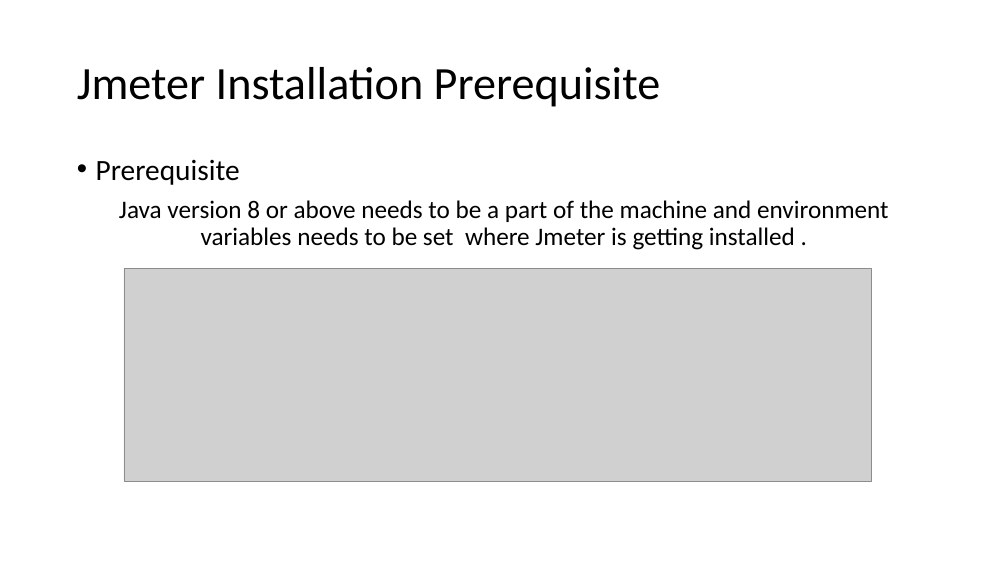
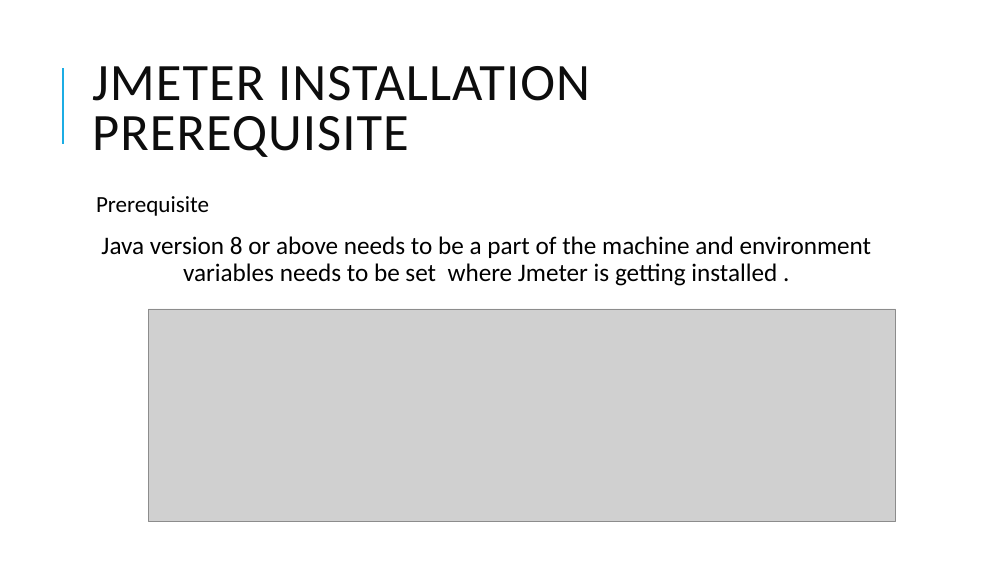
Before and after one commit to skandhwa/SimplilearnNew, a slide deck: slide 6 of Load Testing -Jmeter.pptx. Drawn at 1008x567 pixels with LibreOffice and Linux fonts; fonts in the diff are those of the drawing; grey boxes stand for pictures. Boxes give left, top, right and bottom in pixels: in the first picture for what was removed or moved away, otherwise in the second. Text is boxed around its words. In the diff, an @@ line names an element or a change of style, - is before the commit and + after.

```diff
--- a/Load Testing -Jmeter.pptx
+++ b/Load Testing -Jmeter.pptx
@@ line added from (63, 144) to (63, 68), #1CADE4 1.5 pt @@
@@ title at (92,66,590,157): text changed; size 44 to 50 pt; text colour #000000 to #0D0D0D @@
-Jmeter Installation Prerequisite
+JMETER INSTALLATION PREREQUISITE
@@ text "Prerequisite": place and size @@
-text "Prerequisite" at (96,160,888,250)
+text "Prerequisite" at (96,196,871,286)
@@ text "Prerequisite" at (96,196,871,286): size 28 to 22 pt in "Prerequisite"; bullet • to  ; more space between paragraphs @@
@@ picture: place and size @@
-picture at (124,268,872,481)
+picture at (148,309,896,522)
```
Also in this commit, not shown: 18 other slides changed, 14 slides added, 7 other files.
